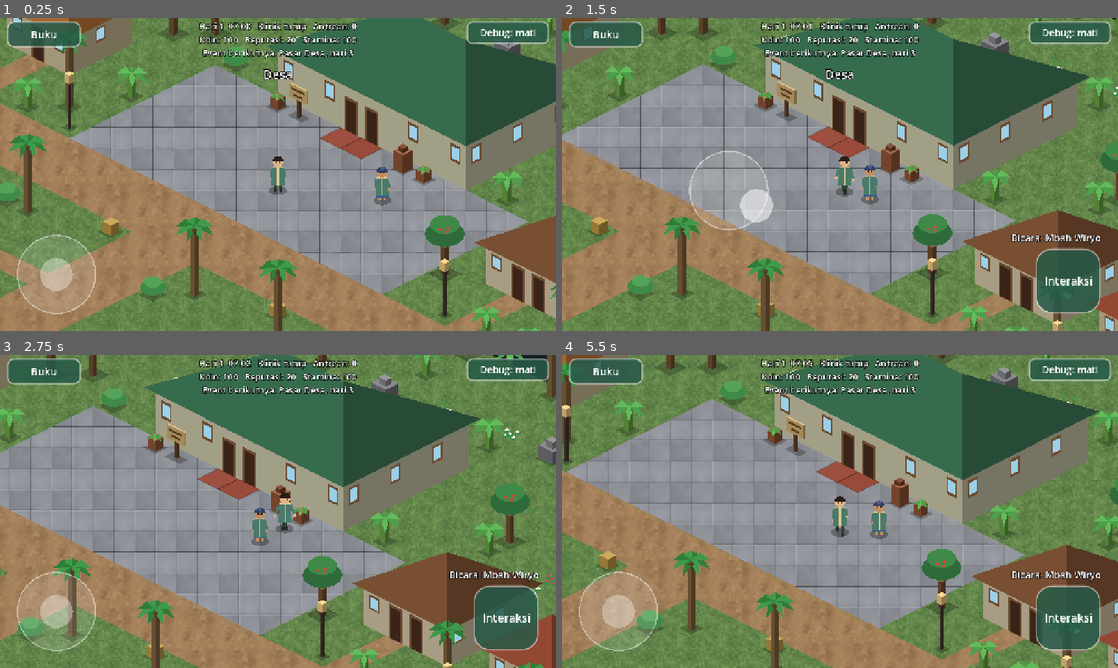
Above: before the commit, frames 1-4 (two rows, left to right).
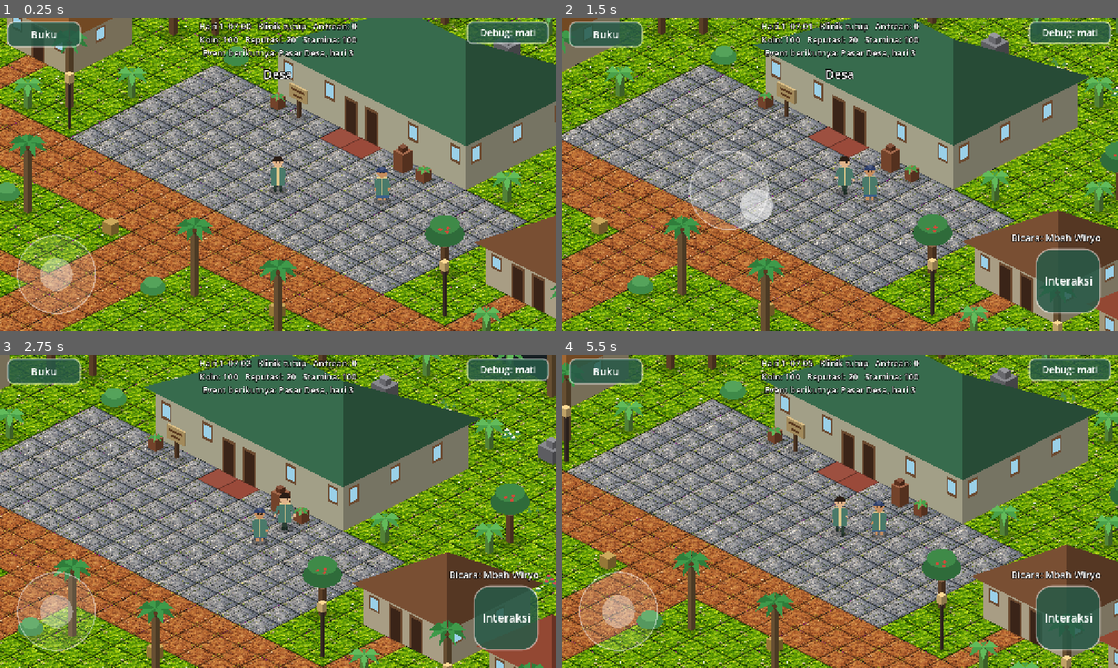
Above: after the commit, the same moments.

Repository: hadydaw/tabib-tradisional
Game: Godot game, scene res://scenes/world/game_world.tscn
Two runs of this game, one before a commit and one after it. Both use one fixed random seed, a clock stepped at 60 frames per second and the inputs below.
Inputs (mouse positions are in pixels of both pictures, inside the frame that each line leads up to):
- Up to frame 1 (0.25 s): no input
- Up to frame 2 (1.5 s): tap Enter (ui_accept) at 0.5, 0.77 s; move the mouse to (962, 158) at 0.52 s; hold Right (ui_right) 0.53-1.25 s; click (962, 158) at 0.67 s; drag from (728, 190) to (812, 237) at 1.27 s
- Up to frame 3 (2.75 s): move the mouse to (333, 442) at 2.02 s; hold Right (ui_right) from 2.03 s (still down)
- Up to frame 4 (5.5 s): release Right (ui_right) at 2.75 s; drag from (812, 574) to (673, 464) at 2.77 s; move the mouse to (1006, 558) at 3.52 s; hold Left (ui_left) 3.53-4.25 s; tap Enter (ui_accept) at 3.77 s; drag from (673, 464) to (756, 433) at 4.27 s; move the mouse to (867, 511) at 5.02 s; hold Down (ui_down) from 5.03 s (still down); click (867, 511) at 5.17 s

The runs differ from the first frame. In frame 1, 57% of the frame differs, in the area x 0-100%, y 0-100%; in frame 2, 54%; in frame 3, 52%; in frame 4, 54%.

Commit message:
Revert Fase 10: kembali ke tampilan tile sebelumnya (commit bce2df8)
Co-Authored-By: Claude Haiku 5.5 <noreply@anthropic.com>
Claude-Session: https://claude.ai/code/session_011EntzYKGwFU1FX7pvc1uqi

Diff:
--- a/game/features/world/iso_ground_map_view.gd
+++ b/game/features/world/iso_ground_map_view.gd
@@ -18,8 +18,6 @@
 
 
 func _ready() -> void:
-	# Tekstur lantai harus berulang (UV melampaui 0-1 pada koordinat dunia).
-	texture_repeat = CanvasItem.TEXTURE_REPEAT_ENABLED
 	for kind in range(TileKinds.COUNT):
 		if TileKinds.TEXTURES.has(kind):
 			var tm: ArrayMesh = IsoMapMeshes.textured_fill_mesh(map, tile, kind)
@@ -30,11 +28,7 @@
 		var m: ArrayMesh = IsoMapMeshes.fill_mesh(map, tile, kind)
 		if m != null:
 			_meshes.append(m)
-	var textured_kinds: Array[int] = []
-	for kind in range(TileKinds.COUNT):
-		if TileKinds.TEXTURES.has(kind):
-			textured_kinds.append(kind)
-	_lines = IsoMapMeshes.line_mesh(map, tile, textured_kinds)
+	_lines = IsoMapMeshes.line_mesh(map, tile)
 	queue_redraw()
 
 
--- a/game/features/world/iso_map_meshes.gd
+++ b/game/features/world/iso_map_meshes.gd
@@ -21,14 +21,11 @@
 	return IsoMeshes._build(verts, cols, Mesh.PRIMITIVE_TRIANGLES)
 
 
-static func line_mesh(map: GroundMap, tile: Vector2, skip_kinds: Array[int] = []) -> ArrayMesh:
+static func line_mesh(map: GroundMap, tile: Vector2) -> ArrayMesh:
 	var verts := PackedVector2Array()
 	var cols := PackedColorArray()
 	for y in range(map.height):
 		for x in range(map.width):
-			# Lantai bertekstur tidak diberi garis kisi (agar tidak tampak sebagai sambungan).
-			if skip_kinds.has(map.kind_at(Vector2i(x, y))):
-				continue
 			var p: PackedVector2Array = IsoMeshes.tile_corners(x, y, tile)
 			for k in range(4):
 				verts.append(p[k])
@@ -47,11 +44,7 @@
 		float(map.width + map.height) * tile.y * 0.5 + top_margin)
 
 
-## Mesh bertekstur untuk satu jenis tile: UV diambil dari koordinat layar sel (tekstur diulang mulus).
-## Satu periode tekstur (piksel layar) = satu ulangan tekstur 128x128.
-const TEXTURE_WORLD_PERIOD: Vector2 = Vector2(64, 64)
-
-
+## Mesh bertekstur untuk satu jenis tile: setiap sel mendapat UV dari kotak layarnya (diamond mengisi kotak).
 static func textured_fill_mesh(map: GroundMap, tile: Vector2, kind: int) -> ArrayMesh:
 	var verts := PackedVector2Array()
 	var uvs := PackedVector2Array()
@@ -61,11 +54,15 @@
 			if map.kind_at(Vector2i(x, y)) != kind:
 				continue
 			var q: PackedVector2Array = IsoMeshes.tile_corners(x, y, tile)
+			var mn: Vector2 = q[0]
+			var mx: Vector2 = q[0]
+			for p in q:
+				mn = mn.min(p)
+				mx = mx.max(p)
+			var size: Vector2 = mx - mn
 			for idx: int in [0, 1, 2, 0, 2, 3]:
 				verts.append(q[idx])
-				# UV mengikuti koordinat layar dunia (bukan 0-1 per sel), sehingga tekstur
-				# menyambung mulus antar-sel dan tidak tampak sebagai potongan gambar.
-				uvs.append(q[idx] / TEXTURE_WORLD_PERIOD)
+				uvs.append((q[idx] - mn) / size)
 				cols.append(Color(1, 1, 1, 1))
 	if verts.is_empty():
 		return null
Binary file changed: game/assets/tiles/tile_air.png
Binary file changed: game/assets/tiles/tile_batu.png
Binary file changed: game/assets/tiles/tile_rumput.png
Binary file changed: game/assets/tiles/tile_tanah.png
